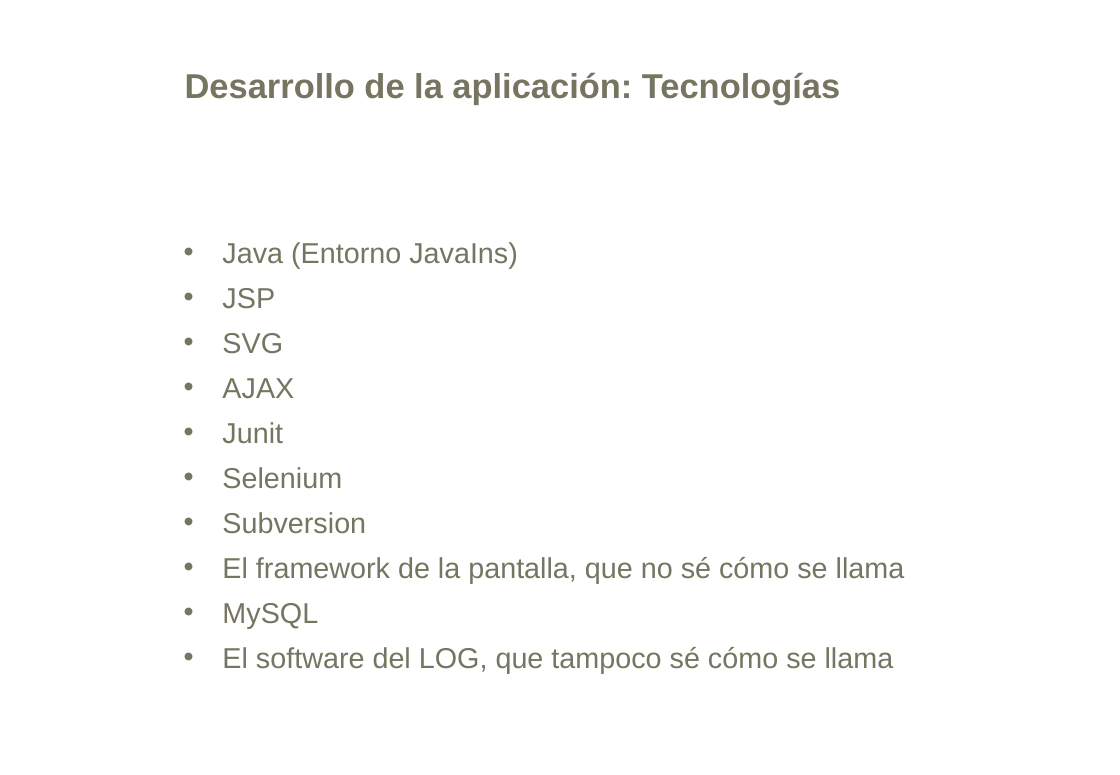
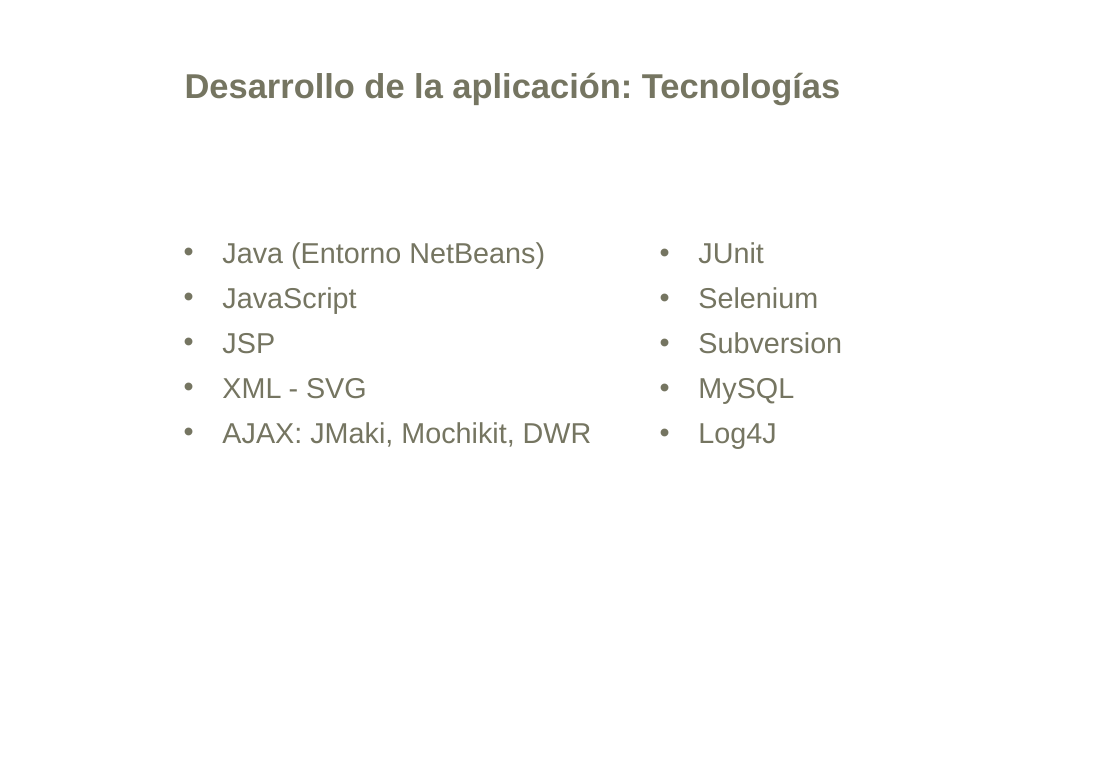
Before and after one commit to Betisman/ris2k, a slide deck: slide 7 of ris2k/doc/presentacion.ppt. Drawn at 1120x775 pixels with LibreOffice and Linux fonts; fonts in the diff are those of the drawing; background and template pictures are left out. Boxes give left, top, right and bottom in pixels: in the first picture for what was removed or moved away, otherwise in the second. Text is boxed around its words. In the diff, an @@ line names an element or a change of style, - is before the commit and + after.

```diff
--- a/ris2k/doc/presentacion.ppt
+++ b/ris2k/doc/presentacion.ppt
@@ text removed at (x1=222, y1=242, x2=905, y2=673) @@
-• Java (Entorno JavaIns)
-• JSP
-• SVG
-• AJAX
-• Junit
-• Selenium
-• Subversion
-• El framework de la pantalla, que no sé cómo se llama
-• MySQL
-• El software del LOG, que tampoco sé cómo se llama
@@ text added at (x1=222, y1=242, x2=592, y2=447), 20 pt, text #757561 @@
+• Java (Entorno NetBeans)
+• JavaScript
+• JSP
+• XML - SVG
+• AJAX: JMaki, Mochikit, DWR
@@ text added at (x1=698, y1=242, x2=842, y2=449), 20 pt, text #757561 @@
+• JUnit
+• Selenium
+• Subversion
+• MySQL
+• Log4J
```
Also in this commit, not shown: 6 other slides changed, 1 slide added.
